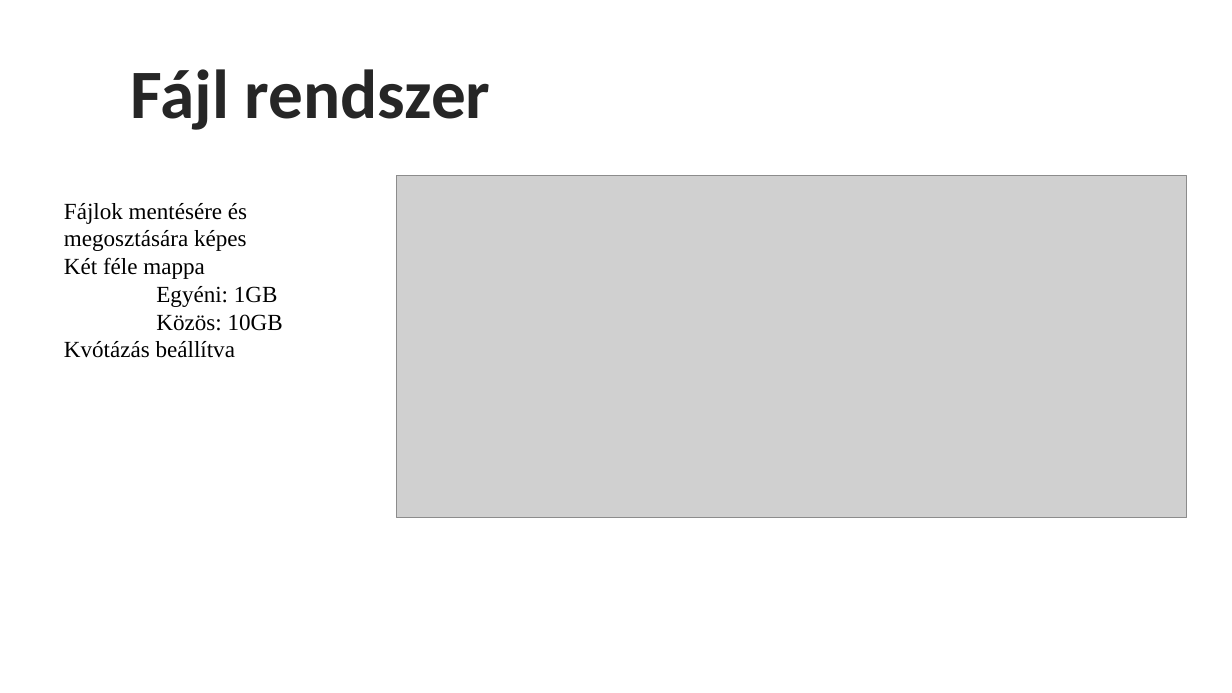
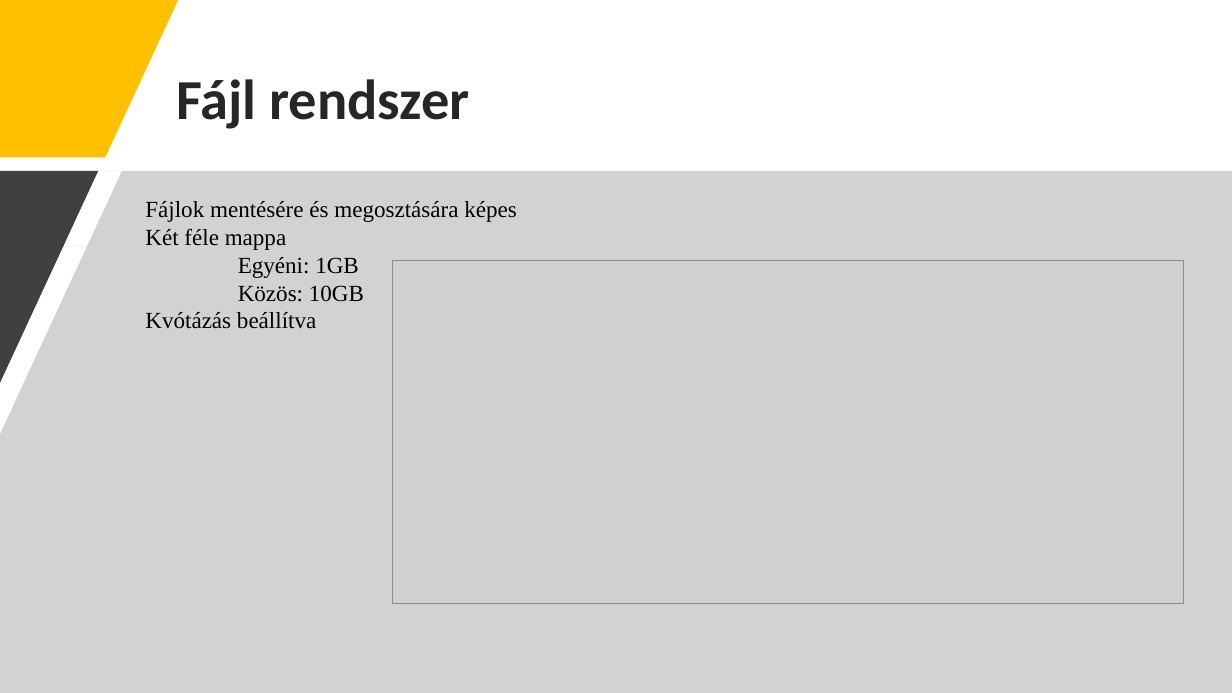
Before and after one commit to MatraBendi/Vizsga2022_IRU, a slide deck: slide 9 of Szerver bemutató.pptx. Drawn at 1232x693 pixels with LibreOffice and Linux fonts; fonts in the diff are those of the drawing; grey boxes stand for pictures. Boxes give left, top, right and bottom in pixels: in the first picture for what was removed or moved away, otherwise in the second. Text is boxed around its words. In the diff, an @@ line names an element or a change of style, - is before the commit and + after.

Commit message:
design

```diff
--- a/Szerver bemutató.pptx
+++ b/Szerver bemutató.pptx
@@ freeform shape added at box(0, 0, 178, 157), fill #FFC000 @@
@@ text "Fájl rendszer": place and size @@
-text "Fájl rendszer" at box(130, 69, 491, 130)
+text "Fájl rendszer" at box(176, 79, 469, 129)
@@ text "Fájl rendszer" at box(176, 79, 469, 129): size 54 to 44 pt; alignment centre to left; vertical alignment top to middle @@
@@ freeform shape added at box(0, 171, 1232, 693), fill #A6A6A6 at 50% opacity @@
@@ freeform shape added at box(0, 171, 98, 383), fill #404040 @@
@@ text "Fájlok mentésére és megosztására képes" rewrapped from box(64, 203, 283, 358) to box(145, 201, 517, 329) @@
@@ picture: place and size @@
-picture at box(396, 176, 1187, 518)
+picture at box(393, 261, 1183, 604)
```
Also in this commit, not shown: 9 other slides changed.
